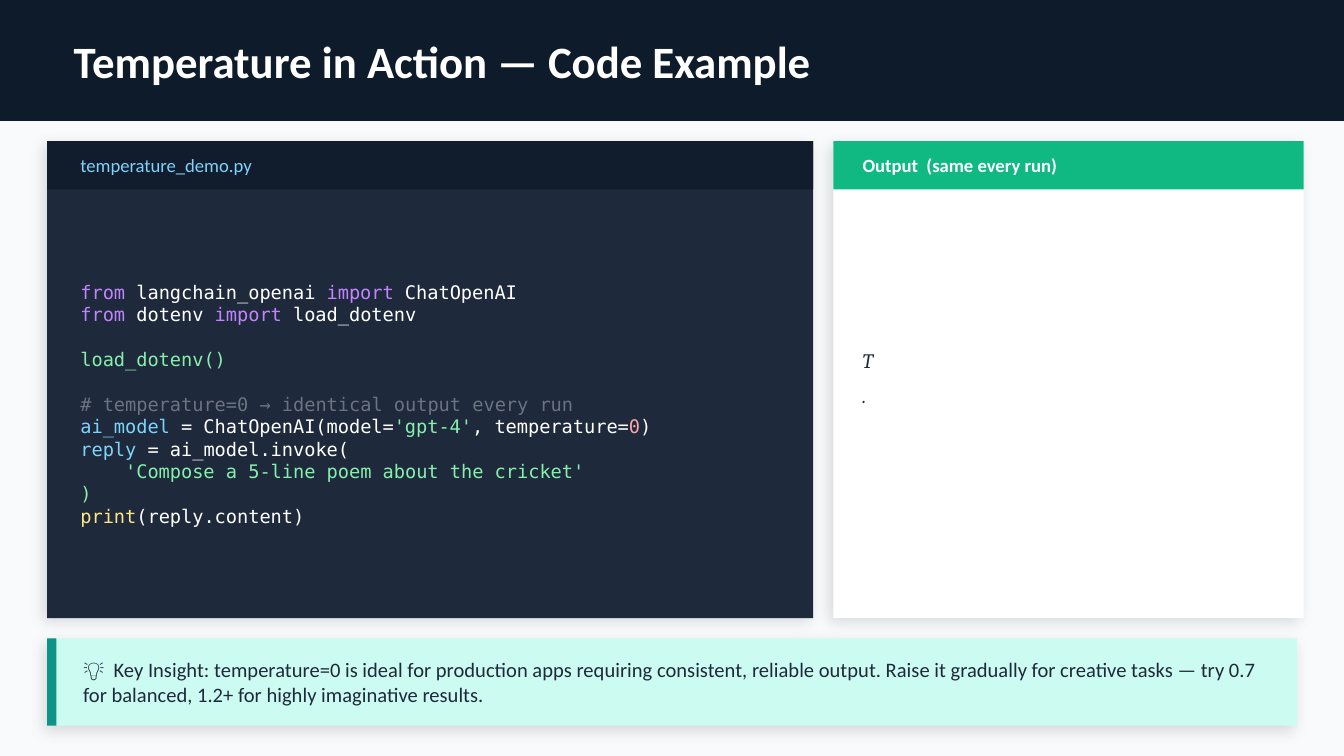
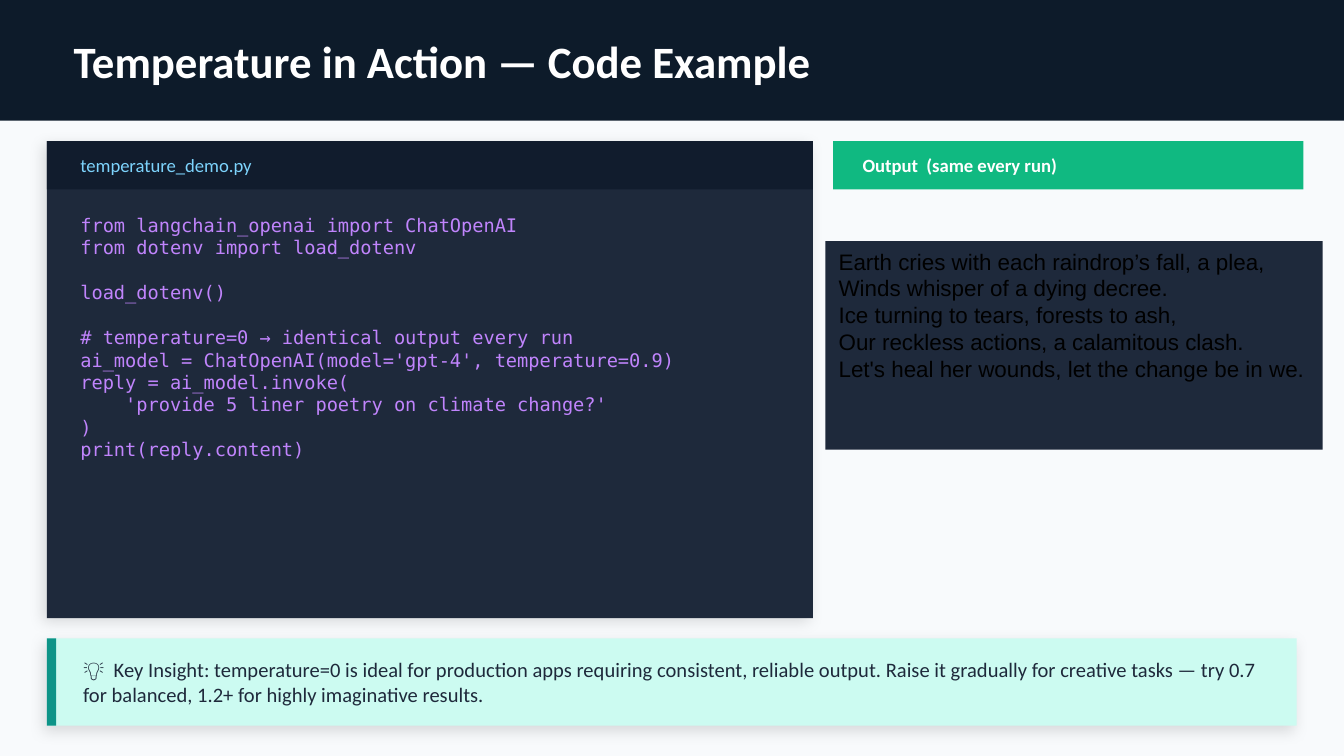
Before and after one commit to StartGenAI/Langchain_Topics, a slide deck: slide 4 of 03.Langchain_Prompt_Template/Deck1_Slides01-10_Temperature_Prompts_Basics.pptx. Drawn at 1344x756 pixels with LibreOffice and Linux fonts; fonts in the diff are those of the drawing. Boxes give left, top, right and bottom in pixels: in the first picture for what was removed or moved away, otherwise in the second. Text is boxed around its words. In the diff, an @@ line names an element or a change of style, - is before the commit and + after.

```diff
--- a/03.Langchain_Prompt_Template/Deck1_Slides01-10_Temperature_Prompts_Basics.pptx
+++ b/03.Langchain_Prompt_Template/Deck1_Slides01-10_Temperature_Prompts_Basics.pptx
@@ text "from langchain_openai import ChatOpenAI": place and size @@
-text "from langchain_openai import ChatOpenAI" at <box>80,284,652,527</box>
+text "from langchain_openai import ChatOpenAI" at <box>80,217,674,460</box>
@@ rectangle removed at <box>833,141,1304,618</box> @@
@@ text at <box>80,217,574,460</box>: text colour #FFFFFF to #C084FC in "langchain_openai ChatOpenAI", "dotenv load_dotenv", "= ai_model.invoke(", "print(reply.content)"; text colour #86EFAC to #C084FC in "load_dotenv()", ")"; text colour #6B7280 to #C084FC in "# temperature=0 → identical output every run"; text colour #7DD3FC to #C084FC in "reply"; text colour #FDE68A to #C084FC in "print(reply.content)" @@
@@ rectangle added at <box>825,241,1322,449</box>, fill #1E293B, 12 pt, text #000000 @@
+Earth cries with each raindrop’s fall, a plea,
+Winds whisper of a dying decree.
+Ice turning to tears, forests to ash,
+Our reckless actions, a calamitous clash.
+Let's heal her wounds, let the change be in we.
@@ text at <box>80,352,674,372</box>: text changed; text colour #FFFFFF to #C084FC @@
-ai_model = ChatOpenAI(model='gpt-4', temperature=0)
+ai_model = ChatOpenAI(model='gpt-4', temperature=0.9)
@@ text removed at <box>863,354,873,368</box> @@
-T
-.
@@ text at <box>125,397,607,415</box>: text changed; text colour #86EFAC to #C084FC @@
-'Compose a 5-line poem about the cricket'
+'provide 5 liner poetry on climate change?'
```
Also in this commit, not shown: 6 other slides changed, 8 other files.
